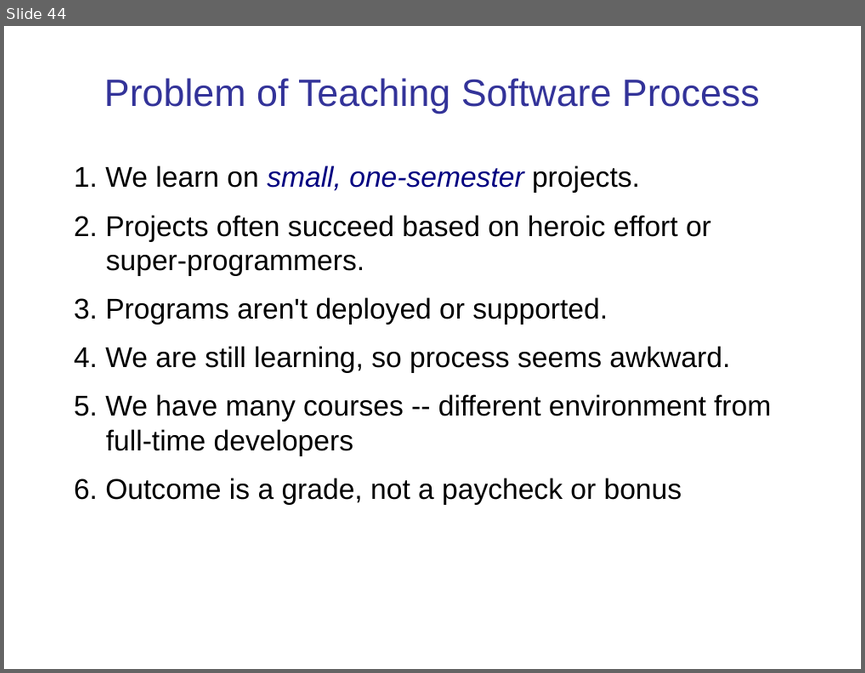
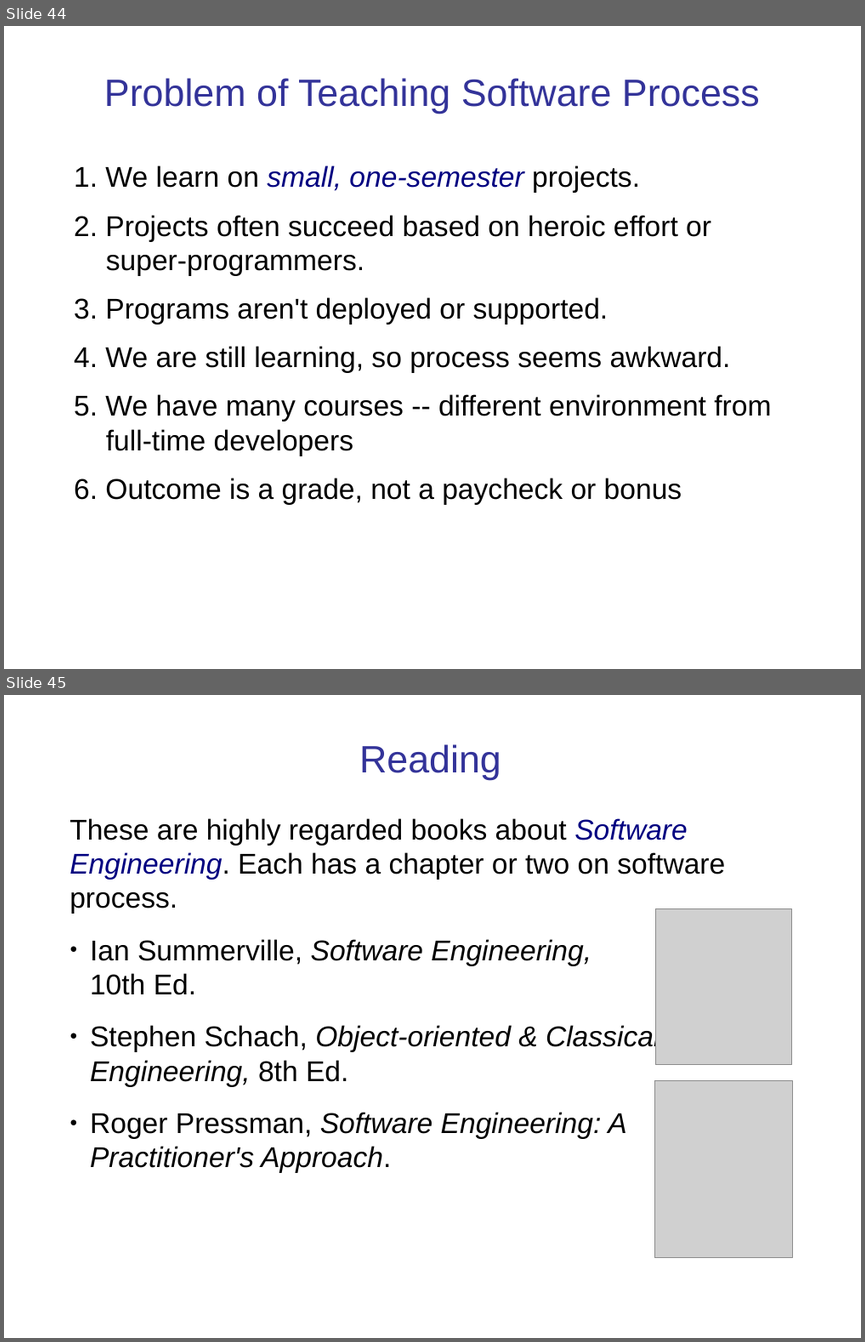
Before and after one commit to cpske/ISP, a slide deck: software-process/Introduction-software-process.ppt. Shown one above the other, each under a label of ours: slide 44 before the commit, slides 44 and 45 after it. The pictures are 865x673 and 865x1342 pixels, drawn with LibreOffice and Linux fonts; fonts in the diff are those of the drawing; grey boxes stand for pictures. Boxes give left, top, right and bottom in pixels: in the first picture for what was removed or moved away, otherwise in the second. Text is boxed around its words. In the diff, an @@ line names an element or a change of style, - is before the commit and + after.

Commit message:
update software process intro and readings

```diff
--- a/software-process/Introduction-software-process.ppt
+++ b/software-process/Introduction-software-process.ppt
@@ slide 45 added at <box>4,695,861,1338</box>, background #FFFFFF @@
@@ title added at <box>359,744,501,780</box>, 32 pt, text #333399 @@
+Reading
@@ text added at <box>69,818,725,1173</box>, 24 pt, text #000000 @@
+These are highly regarded books about Software Engineering. Each has a chapter or two on software process.
+● Ian Summerville, Software Engineering,
+  10th Ed.
+● Stephen Schach, Object-oriented & Classical Software Engineering, 8th Ed.
+● Roger Pressman, Software Engineering: A Practitioner's Approach.
@@ picture added at <box>655,909,791,1064</box> @@
@@ picture added at <box>654,1081,792,1258</box> @@
```
Also in this commit, not shown: 12 other slides changed, 2 other slides added, 1 slide removed, 7 other files.
